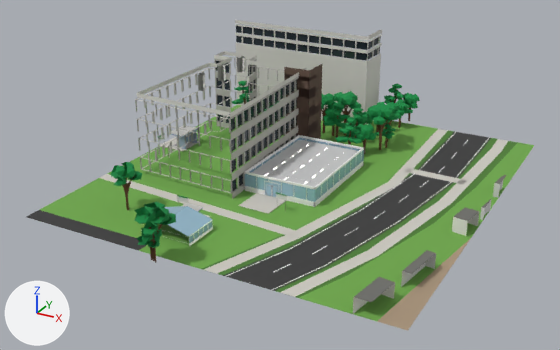
The FBX model unity/KatsushikaCampusDays/Assets/Models/Interiors/lab2.fbx: old version first, new version second.
Both versions are drawn from a 50 mm lens placed at (68.7, -118.6, 65.9), pointed at (-1.1, 8.5, 2.4). The lights are fixed; the arrows at lower left show +X, +Y and +Z. The picture after the commit comes second. Where no turn or scale is listed for an object, it has been applied to the vertices.

In view in the first picture: 'ext_lab2', 'ext_lab2_trees', 'wall_lab2'.
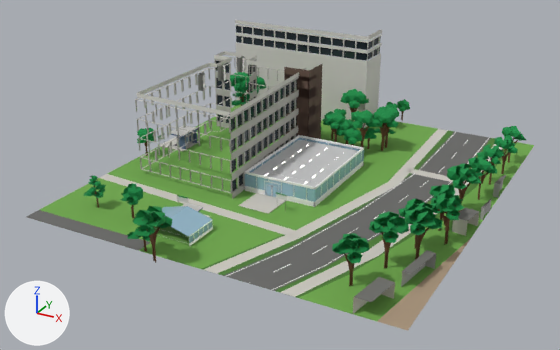
What changed in the scene script:
```text
Change mat_asphalt:
    mat_asphalt.base_color: (0.045, 0.045, 0.045) -> (0.144, 0.144, 0.138)  # dark grey #3c3c3c -> dark grey #6a6a68
Change me_ext_lab2_trees:
    used by ob_ext_lab2_trees; location = (0.0, 0.0, 0.0)
    remove me_ext_lab2_trees.from_pydata(...)  # 3328 vertices, 2530 faces; spans x -32.5..12.4, y -32.2..61.2, z 0.0..10.9
    add me_ext_lab2_trees.from_pydata(...)  # 4504 vertices, 3384 faces; spans x -37.0..39.9, y -32.5..60.0, z 0.0..11.6
    me_ext_lab2_trees part 1: 298 loose pieces with 2964 vertices, spanning x -32.5..12.4, y -32.2..61.2, z 0.0..10.9, are deleted
    me_ext_lab2_trees part 2: 3 vertices moved within x 9.5..9.9, y 36.9..38.8, z 0.0; 209 vertices removed from x -30.4..10.2, y 30.7..54.3, z 0.0..8.8; 2323 vertices added at x -34.5..13.5, y 28.7..60.0, z 0.0..11.6
    me_ext_lab2_trees part 3: 1476 vertices added at x 24.2..39.9, y -23.0..46.0, z 0.0..10.2
    me_ext_lab2_trees part 4: 40 vertices removed from x -5.8..-3.8, y -29.8..-27.6, z 0.0..6.1; 487 vertices added at x -29.6..-1.9, y -32.5..-14.5, z 0.0..10.0
    me_ext_lab2_trees part 5: 103 vertices added at x -37.0..-32.9, y 6.2..10.5, z 0.0..6.5
    other edits to the shape of me_ext_lab2_trees do not show in these pictures
```

What differs and where, as boxes (x1, y1, x2, y2) in the pictures (560 x 350 px):
'ext_lab2', recoloured
    both: (26, 69, 529, 315)
'ext_lab2_trees', reshaped (43% wider, 17% taller)
    before: (111, 81, 420, 263)
    after: (83, 72, 526, 286)
part 1 of me_ext_lab2_trees, deleted
    before: (111, 81, 420, 260)
part 2 of me_ext_lab2_trees, reshaped
    before: (242, 86, 392, 150)
    after: (230, 72, 410, 151)
part 3 of me_ext_lab2_trees, added
    after: (332, 126, 526, 286)
part 4 of me_ext_lab2_trees, built on
    before: (151, 229, 160, 263)
    after: (83, 175, 172, 263)
part 5 of me_ext_lab2_trees, added
    after: (137, 128, 154, 156)
